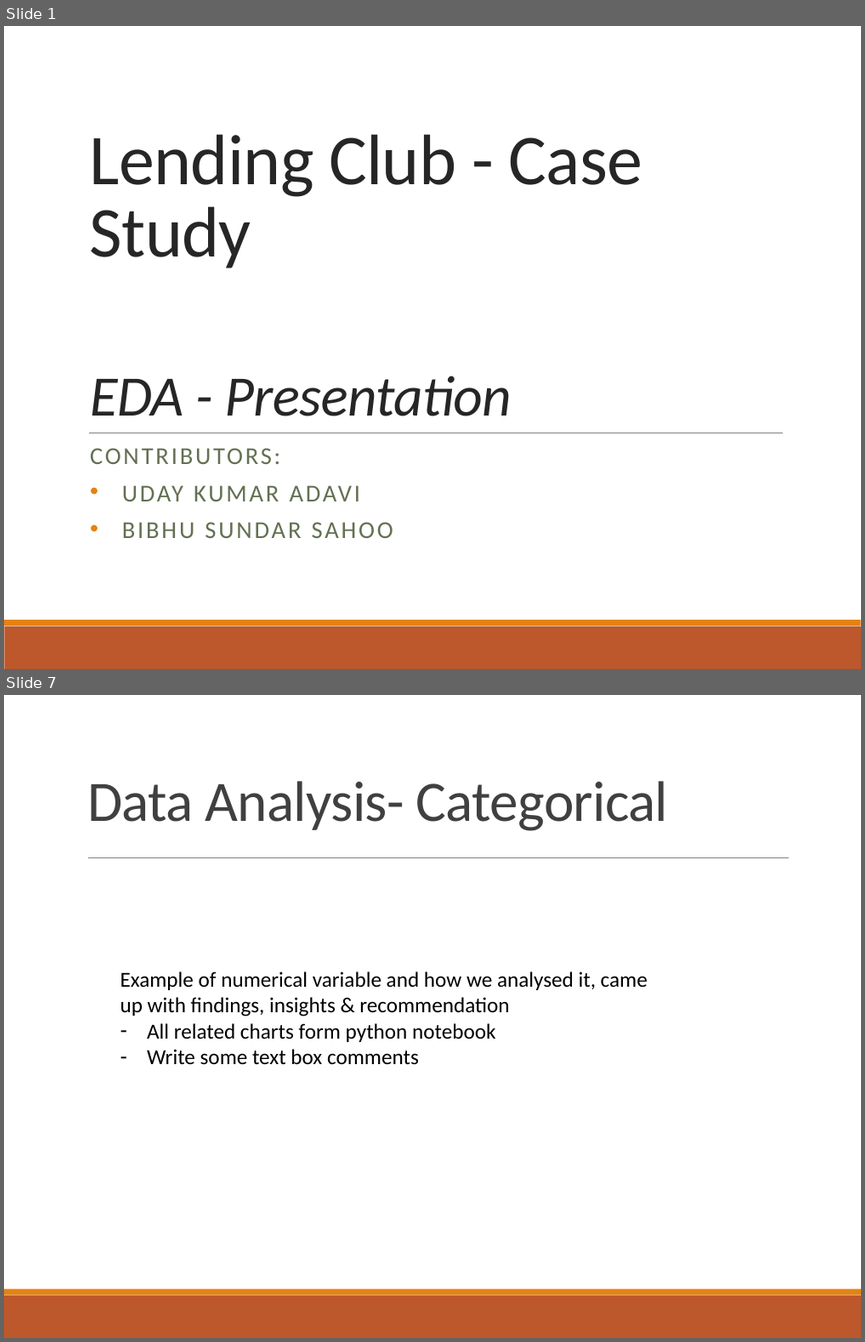
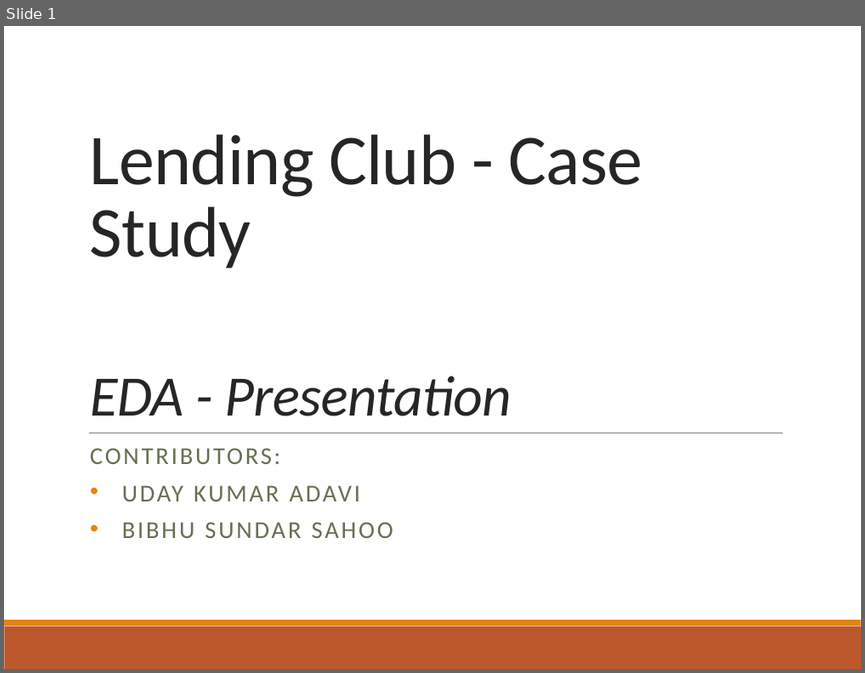
Before and after one commit to udaykadavi/LendingClubCaseStudy, a slide deck: Lending Club Case Study.pptx. Shown one above the other, each under a label of ours: slides 1 and 7 before the commit, slide 1 after it; the slides between them are not shown. The pictures are 865x1342 and 865x673 pixels, drawn with LibreOffice and Linux fonts; fonts in the diff are those of the drawing. Boxes give left, top, right and bottom in pixels: in the first picture for what was removed or moved away, otherwise in the second. Text is boxed around its words. In the diff, an @@ line names an element or a change of style, - is before the commit and + after.

Commit message:
updated ppt, pdf, excel & notebook

```diff
--- a/Lending Club Case Study.pptx
+++ b/Lending Club Case Study.pptx
@@ slide 7 removed at (4,695,861,1338), background #FFFFFF; not listed: 2 template elements that a slide beside it also shows @@
@@ title removed at (87,781,668,831) @@
-Data Analysis- Categorical
@@ line removed from (88, 858) to (788, 858) @@
@@ text removed at (120,971,647,1065) @@
-Example of numerical variable and how we analysed it, came up with findings, insights & recommendation
-– All related charts form python notebook
-– Write some text box comments
```
Also in this commit, not shown: 4 slides changed, 7 slides added, 2 other slides removed, 3 other files.
